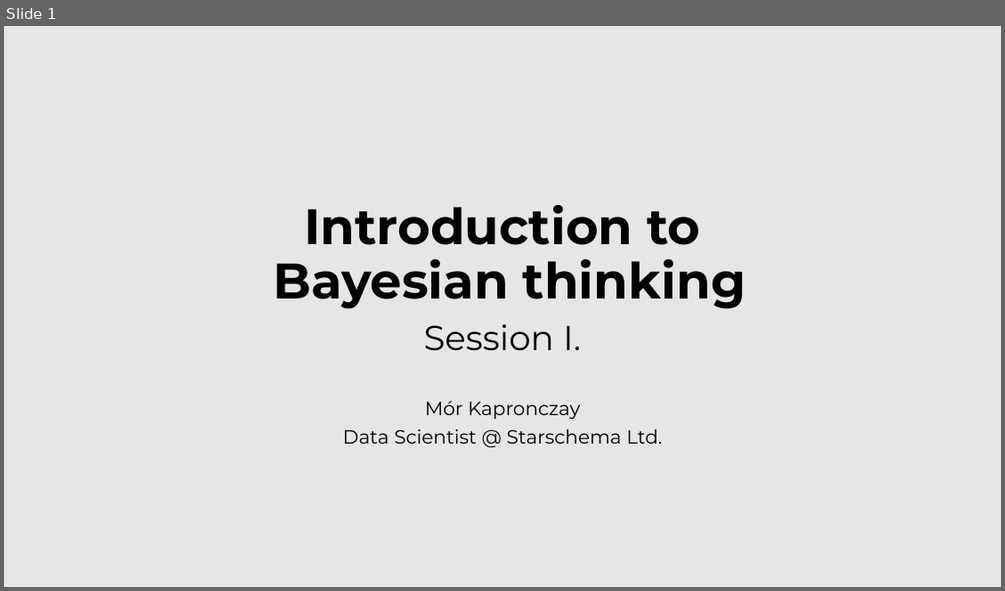
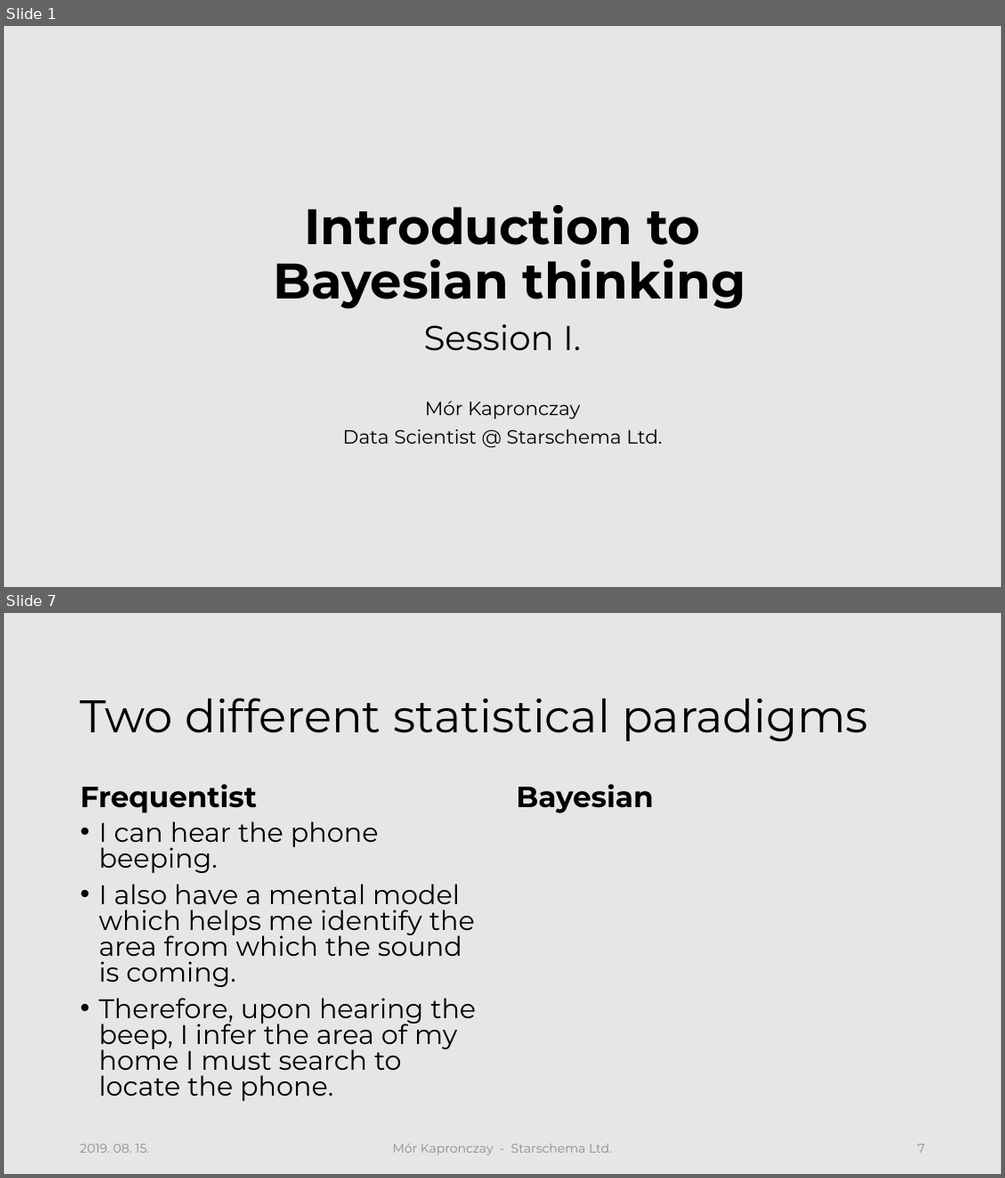
Before and after one commit to morkapronczay/cec2019, a slide deck: presentations/CEC2019-KM-Sess1.pptx. Shown one above the other, each under a label of ours: slide 1 before the commit, slides 1 and 7 after it; the slides between them are not shown. The pictures are 1005x591 and 1005x1178 pixels, drawn with LibreOffice and Linux fonts; fonts in the diff are those of the drawing; background and template pictures are left out. Boxes give left, top, right and bottom in pixels: in the first picture for what was removed or moved away, otherwise in the second. Text is boxed around its words. In the diff, an @@ line names an element or a change of style, - is before the commit and + after.

```diff
--- a/presentations/CEC2019-KM-Sess1.pptx
+++ b/presentations/CEC2019-KM-Sess1.pptx
@@ slide 7 added at (4,613,1001,1174), background #E7E6E6 @@
@@ title added at (81,698,868,742), 44 pt, text #000000 @@
+Two different statistical paradigms
@@ text added at (81,784,257,813), 28 pt, text #000000, bold @@
+Frequentist
@@ text added at (516,784,653,813), 28 pt, text #000000, bold @@
+Bayesian
@@ text added at (99,821,476,1101), 25.9 pt, text #000000 @@
+• I can hear the phone beeping.
+• I also have a mental model which helps me identify the area from which the sound is coming.
+• Therefore, upon hearing the beep, I infer the area of my home I must search to locate the phone.
@@ text added at (80,1143,149,1152), 12 pt, text #8C8C8C @@
+2019. 08. 15.
@@ text added at (393,1143,612,1155), 12 pt, text #8C8C8C @@
+Mór Kapronczay - Starschema Ltd.
@@ page number added at (917,1143,924,1152), 12 pt, text #8C8C8C @@
+1. 7
```
Also in this commit, not shown: 17 slides changed, 1 other slide added, 14 other files.
